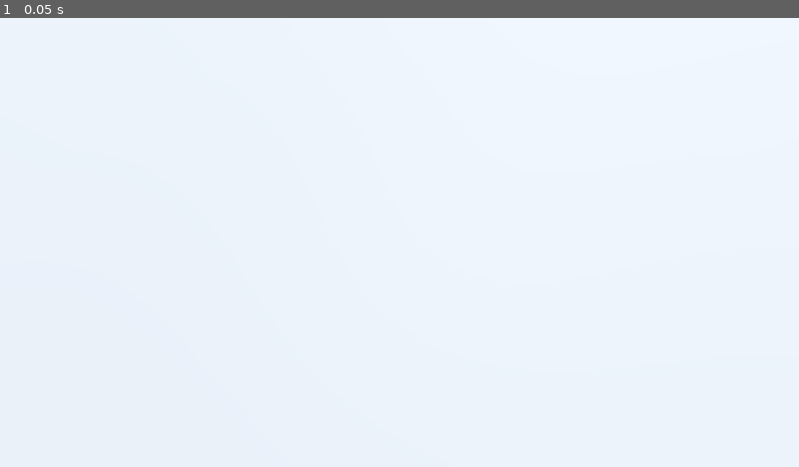
Above: before the commit, frame 1.
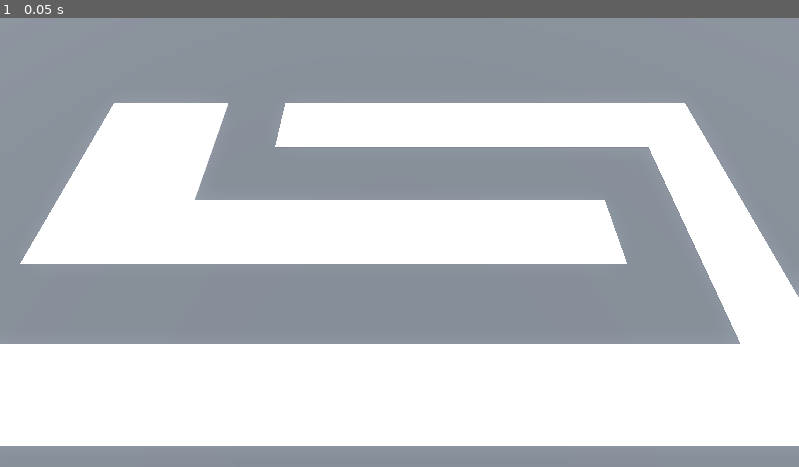
Above: after the commit, the same moment.

Repository: DapperMongoose/BarbarianBlaster
Game: Godot game, scene res://BaseLevel.tscn
Same seed, same stepped clock (60 frames per second), same inputs: the game is played once before the commit and once after it. The project has no main scene, so this scene is started directly.
Inputs:
- Up to frame 1 (0.05 s): no input

The runs differ from the first frame. In frame 1, 55% of the frame differs, in the area x 0-100%, y 0-100%.

Commit message:
completed using the gridmap lesson

Diff:
--- a/BaseLevel.tscn
+++ b/BaseLevel.tscn
@@ -15,6 +15,9 @@
 tonemap_mode = 2
 glow_enabled = true
 
+[sub_resource type="StandardMaterial3D" id="StandardMaterial3D_i3lfn"]
+albedo_color = Color(0.266667, 0.266667, 0.266667, 1)
+
 [node name="BaseLevel" type="Node3D"]
 
 [node name="WorldEnvironment" type="WorldEnvironment" parent="."]
@@ -27,9 +30,15 @@
 [node name="CSGBox3D" type="CSGBox3D" parent="."]
 transform = Transform3D(1, 0, 0, 0, 1, 0, 0, 0, 1, 0, -1, 0)
 size = Vector3(100, 2, 100)
+material = SubResource("StandardMaterial3D_i3lfn")
 
 [node name="Camera3D" type="Camera3D" parent="."]
 transform = Transform3D(1, 0, 0, 0, 0.422618, 0.906308, 0, -0.906308, 0.422618, 0, 14.5, 9.5)
 
 [node name="GridMap" type="GridMap" parent="."]
 mesh_library = ExtResource("1_a3dda")
+cell_size = Vector3(4, 4, 4)
+cell_center_y = false
+data = {
+"cells": PackedInt32Array(65535, 65534, 0, 65535, 2, 0, 65531, 65535, 0, 4, 65535, 0, 65532, 65534, 0, 65531, 65534, 0, 0, 65534, 0, 1, 65534, 0, 2, 65534, 0, 3, 65534, 0, 4, 65534, 0, 65531, 0, 0, 65531, 2, 0, 65532, 2, 0, 65533, 2, 0, 65534, 2, 0, 0, 2, 0, 1, 2, 0, 2, 2, 0, 3, 2, 0, 4, 0, 0, 4, 1, 0, 4, 2, 0, 65532, 0, 0, 65533, 0, 0, 65534, 0, 0, 65535, 0, 0, 0, 0, 0, 1, 0, 0, 2, 0, 0, 65534, 65534, 0, 65532, 65535, 0)
+}
Not shown: 1 places in BaseLevel.tscn that only renumber resources
